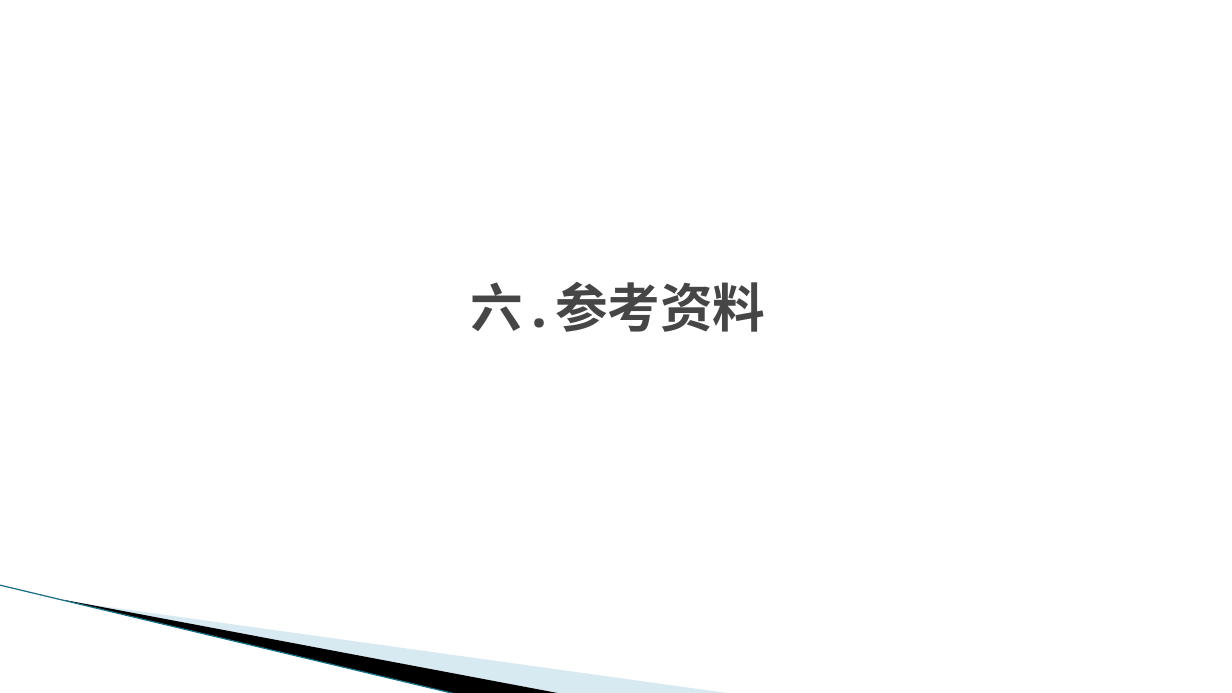
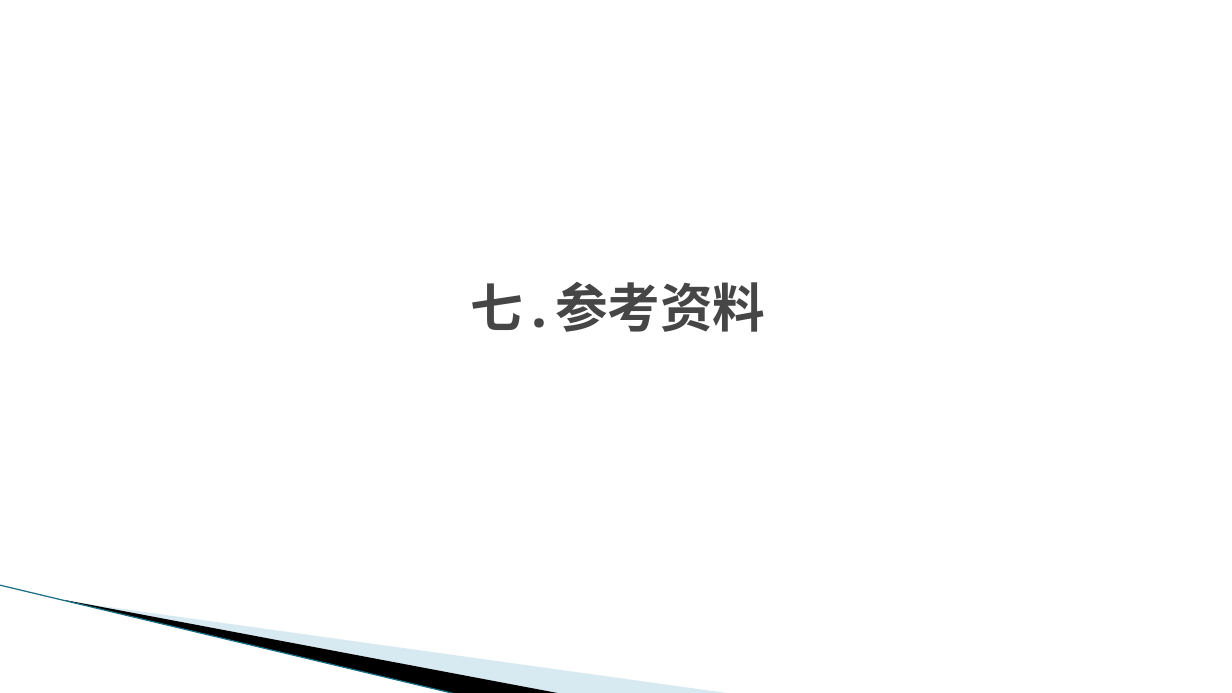
Before and after one commit to G17workfordadoudou/dadoudou, a slide deck: slide 16 of SE2022-G17小组-软件需求.pptx (slide 14 before the commit). Drawn at 1232x693 pixels with LibreOffice and Linux fonts; fonts in the diff are those of the drawing; background and template pictures are left out. Boxes give left, top, right and bottom in pixels: in the first picture for what was removed or moved away, otherwise in the second. Text is boxed around its words. In the diff, an @@ line names an element or a change of style, - is before the commit and + after.

```diff
--- a/SE2022-G17小组-软件需求.pptx
+++ b/SE2022-G17小组-软件需求.pptx
@@ title at (471,282,766,332): text changed @@
-六.参考资料
+七.参考资料
```
Also in this commit, not shown: 1 other slide changed, 2 slides added, 1 other file.
